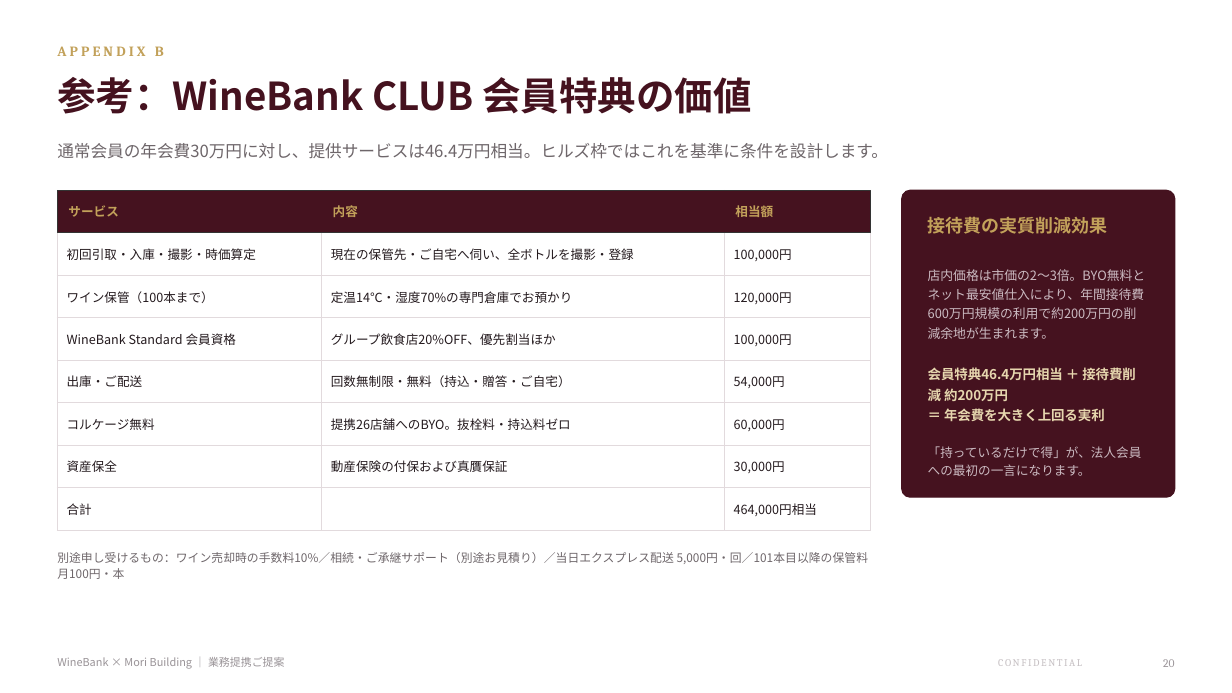
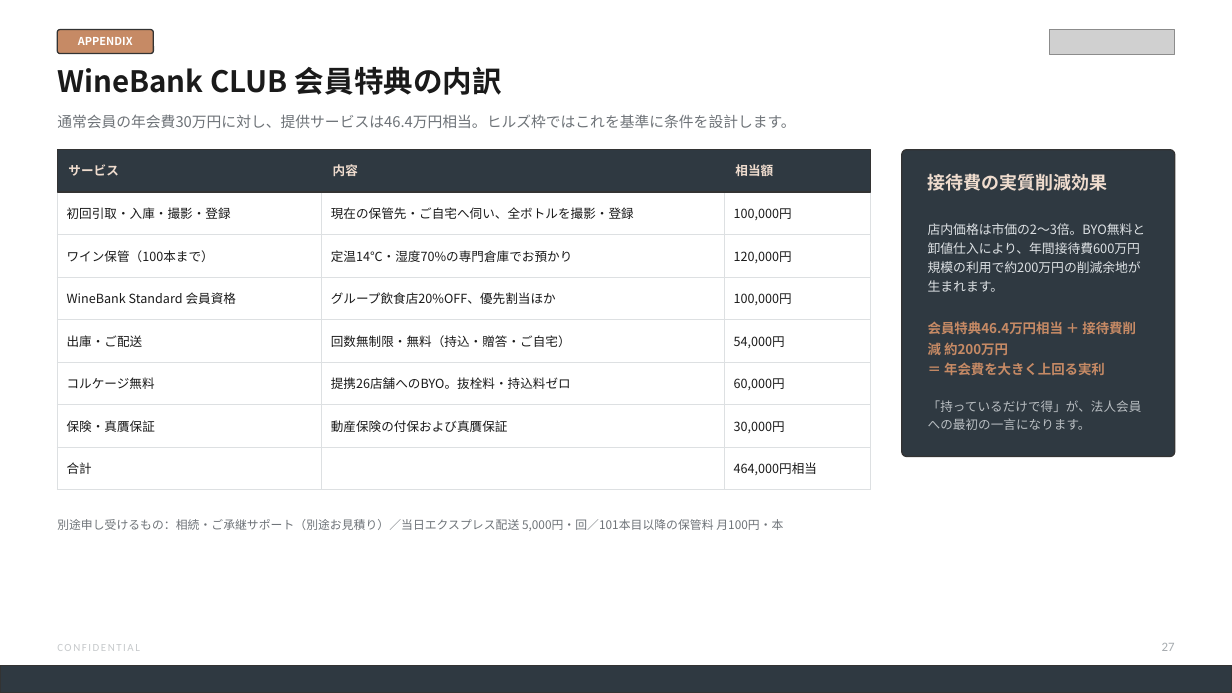
Before and after one commit to nakano-winebank/wine-auction, a slide deck: slide 28 of docs/proposals/森ビル様_業務提携ご提案_WineBank_20260810.pptx (slide 21 before the commit). Drawn at 1232x693 pixels with LibreOffice and Linux fonts; fonts in the diff are those of the drawing; grey boxes stand for pictures. Boxes give left, top, right and bottom in pixels: in the first picture for what was removed or moved away, otherwise in the second. Text is boxed around its words. In the diff, an @@ line names an element or a change of style, - is before the commit and + after.

```diff
--- a/docs/proposals/森ビル様_業務提携ご提案_WineBank_20260810.pptx
+++ b/docs/proposals/森ビル様_業務提携ご提案_WineBank_20260810.pptx
@@ rounded rectangle added at [57,30,153,54], fill #C68A65, outline #333333 1 pt @@
@@ text at [78,37,133,45]: text changed; size 11 to 8.5 pt; font Cambria to Noto Sans CJK JP; text colour #C2A15A to #FFFFFF @@
-APPENDIX B
+APPENDIX
@@ picture added at [1049,30,1175,55] @@
@@ text at [57,67,502,95]: text changed; size 30 to 23 pt; text colour #45121F to #1A1A1A @@
-参考：WineBank CLUB 会員特典の価値
+WineBank CLUB 会員特典の内訳
@@ text "通常会員の年会費30万円に対し、提供サービスは46.4万円相当。ヒルズ枠ではこれを基準に条件を設計します。": place and size @@
-text "通常会員の年会費30万円に対し、提供サービスは46.4万円相当。ヒルズ枠ではこれを基準に条件を設計します。" at [57,143,888,159]
+text "通常会員の年会費30万円に対し、提供サービスは46.4万円相当。ヒルズ枠ではこれを基準に条件を設計します。" at [57,114,795,128]
@@ text "通常会員の年会費30万円に対し、提供サービスは46.4万円相当。ヒルズ枠ではこれを基準に条件を設計します。" at [57,114,795,128]: size 13 to 11.5 pt, text colour #6E666A to #6E7378; line spacing 19pt to 17pt @@
@@ 3 texts, 1 table, 1 rounded rectangle, 1 rectangle: place and size @@
-3 texts, 1 table, 1 rounded rectangle, 1 rectangle at [57,190,1175,520]
+3 texts, 1 table, 1 rounded rectangle, 1 rectangle at [57,150,1175,479]
@@ table at [57,150,871,479] @@
-row 2, column 1: 初回引取・入庫・撮影・時価算定
+row 2, column 1: 初回引取・入庫・撮影・登録
-row 7, column 1: 資産保全
+row 7, column 1: 保険・真贋保証
@@ text colour #241A1E to #1A1A1A @@
@@ borders changed @@
@@ rectangle at [57,150,871,192]: fill #45121F to #2F3941 @@
@@ rounded rectangle at [902,150,1175,457]: fill #45121F to #2F3941; outline #45121F 1 pt to #333333 1 pt; proportions changed @@
@@ text colour #C2A15A to #EFDCCE in 4 elements at [68,164,118,176], [333,164,358,176], [735,164,773,176], [928,173,1108,191] @@
@@ text at [928,223,1145,292]: text changed; text colour #CBBAC1 to #DDE1E4 @@
-店内価格は市価の2〜3倍。BYO無料とネット最安値仕入により、年間接待費600万円規模の利用で約200万円の削減余地が生まれます。
+店内価格は市価の2〜3倍。BYO無料と卸値仕入により、年間接待費600万円規模の利用で約200万円の削減余地が生まれます。
@@ text "会員特典46.4万円相当 ＋ 接待費削減 約200万円" at [928,321,1136,375]: text colour #E6D6AE to #C68A65 @@
@@ 3 texts: place and size @@
-3 texts at [928,217,1142,476]
+3 texts at [928,173,1142,430]
@@ text "「持っているだけで得」が、法人会員への最初の一言になります。" at [928,400,1142,430]: text colour #CBBAC1 to #B9BEC2 @@
@@ text at [57,519,783,531]: text changed; text colour #6E666A to #6E7378 @@
-別途申し受けるもの：ワイン売却時の手数料10%／相続・ご承継サポート（別途お見積り）／当日エクスプレス配送 5,000円・回／101本目以降の保管料 月100円・本
+別途申し受けるもの：相続・ご承継サポート（別途お見積り）／当日エクスプレス配送 5,000円・回／101本目以降の保管料 月100円・本
@@ text "CONFIDENTIAL": place and size @@
-text "CONFIDENTIAL" at [998,659,1082,666]
+text "CONFIDENTIAL" at [57,644,140,651]
@@ text "CONFIDENTIAL" at [57,644,140,651]: size 8 to 8.5 pt, font Cambria to Calibri, text colour #C6C0C3 to #C7CACC; alignment right to left @@
@@ text removed at [57,657,285,669] @@
-WineBank × Mori Building ｜ 業務提携ご提案
@@ text added at [1162,643,1175,651], 10 pt, text #A6ABAF @@
+27
@@ text removed at [1163,659,1174,667] @@
-20
@@ rectangle added at [0,665,1232,693], fill #2F3941, outline #333333 1 pt @@
```
Also in this commit, not shown: 14 other slides changed, 13 slides added, 9 slides removed, 8 other files.
